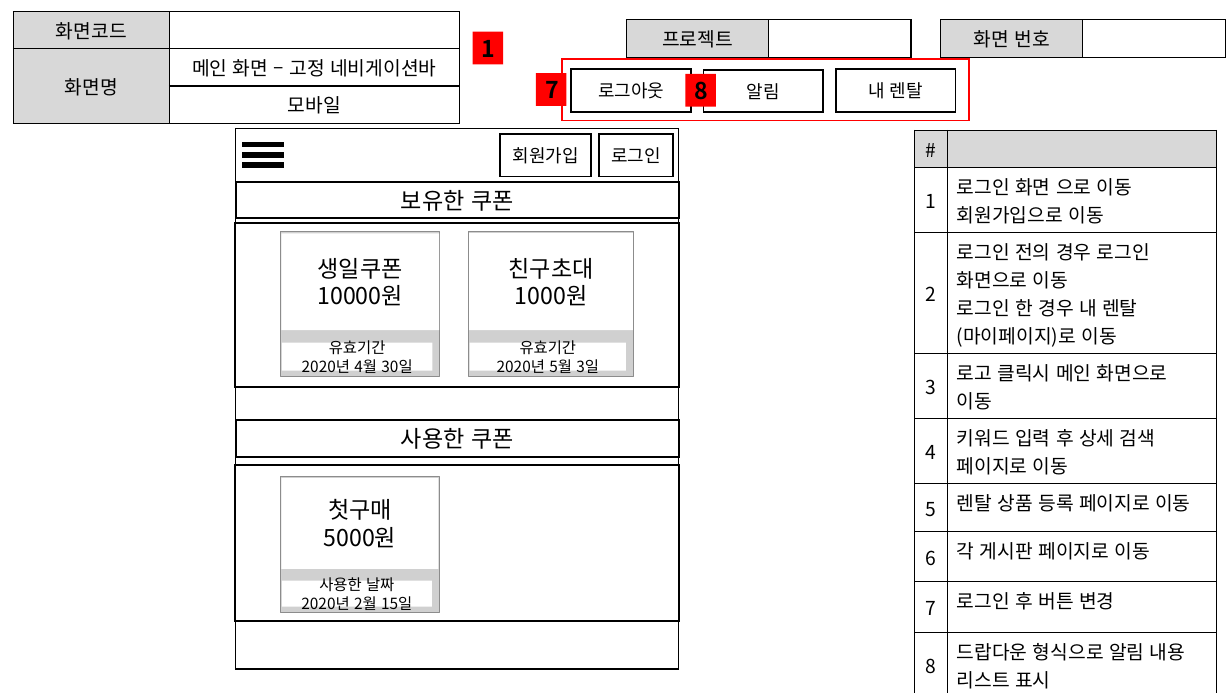
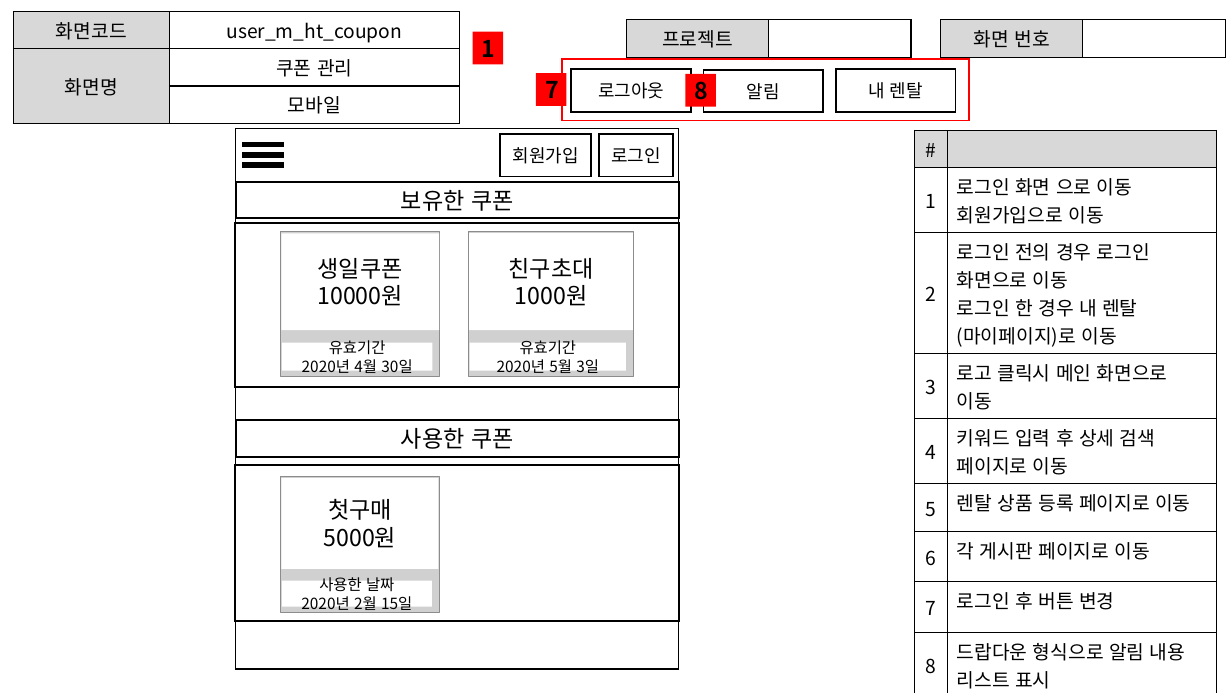
Before and after one commit to ezenteam2/RentalEquip, a slide deck: slide 8 of 0 발표용 파워포인트/project04 - 파워포인트 종합 - 현태.pptx. Drawn at 1232x693 pixels with LibreOffice and Linux fonts; fonts in the diff are those of the drawing; grey boxes stand for pictures. Boxes give left, top, right and bottom in pixels: in the first picture for what was removed or moved away, otherwise in the second. Text is boxed around its words. In the diff, an @@ line names an element or a change of style, - is before the commit and + after.

```diff
--- a/0 발표용 파워포인트/project04 - 파워포인트 종합 - 현태.pptx
+++ b/0 발표용 파워포인트/project04 - 파워포인트 종합 - 현태.pptx
@@ table at (13, 12, 459, 118) @@
-row 1, column 2: 
+row 1, column 2: user_m_ht_coupon
-row 2, column 2: 메인 화면 – 고정 네비게이션바
+row 2, column 2: 쿠폰 관리
```
Also in this commit, not shown: 13 other slides changed, 1 other file.
